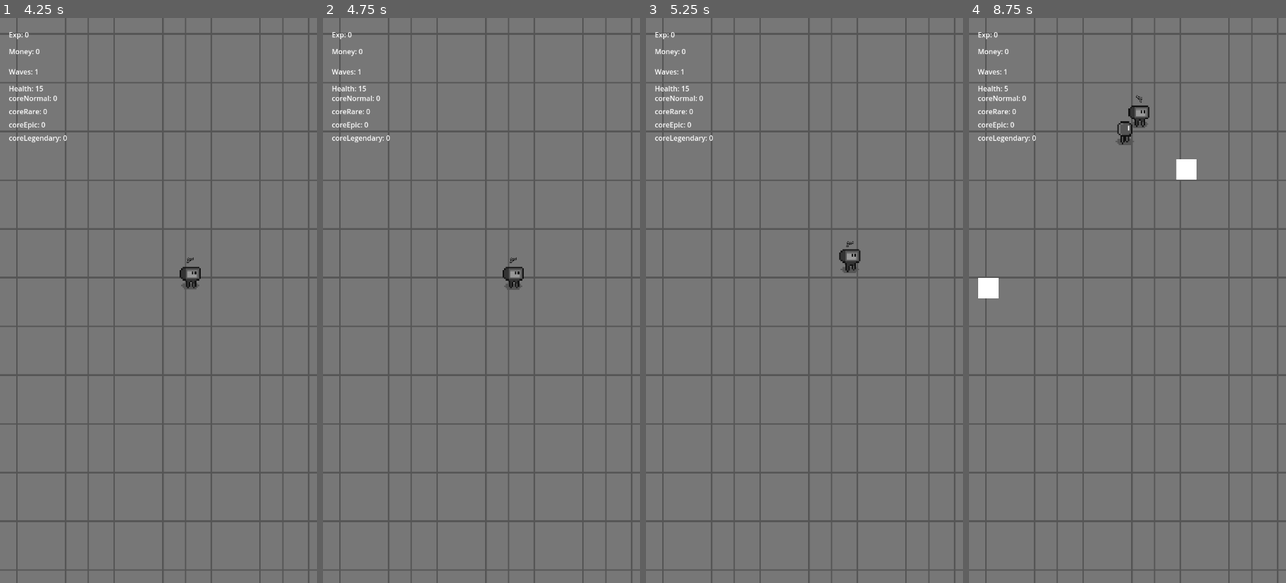
Above: before the commit, frames 1-4 (left to right).
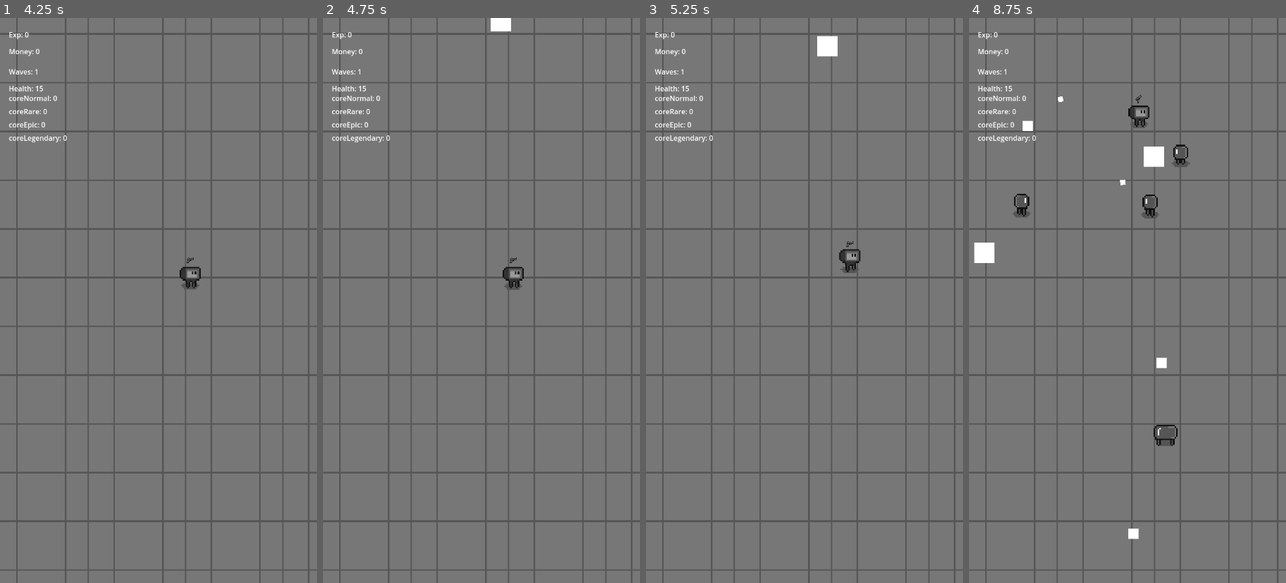
Above: after the commit, the same moments.

Repository: Davideee03/MobileComputing
Game: Godot game, scene res://Scenes/Towns/Town.tscn
Same seed, same stepped clock (60 frames per second), same inputs: the game is played once before the commit and once after it. Sound files missing from this copy of the repository are replaced by a short silence.
Inputs (mouse positions are in pixels of both pictures, inside the frame that each line leads up to):
- Up to frame 1 (4.25 s): click "Start Wave" at 0.5 s; move the mouse to (228, 272) at 1.27 s; tap A (a) at 1.35, 2.85 s; click (228, 272) at 1.42 s; tap Enter at 2 s; drag from (95, 328) to (158, 300) at 2.02 s; move the mouse to (190, 176) at 2.77 s; click (190, 176) at 2.92 s; tap Space at 3.5 s; drag from (142, 413) to (171, 300) at 3.52 s
- Up to frame 2 (4.75 s): move the mouse to (576, 385) at 4.27 s; tap A (a) at 4.35 s; click (576, 385) at 4.42 s
- Up to frame 3 (5.25 s): drag from (709, 215) to (756, 159) at 5.02 s
- Up to frame 4 (8.75 s): move the mouse to (1143, 300) at 5.77 s; tap A (a) at 5.85, 7.35 s; click (1143, 300) at 5.92 s; drag from (1079, 159) to (981, 153) at 6.52 s; move the mouse to (1197, 272) at 7.27 s; click (1197, 272) at 7.42 s; drag from (1064, 328) to (1105, 170) at 8.02 s

Frame 1 is identical in both runs. In frame 2, 0.2% of the frame differs, in the area x 52-60%, y 0-3%; in frame 3, 0.2%; in frame 4, 2.0%, in the area x 1-72%, y 12-93%.

Commit message:
New spawning system
The enemies continue to spawn. It'll end when the player win or lose

Diff:
--- a/Scenes/Towns/Town.tscn
+++ b/Scenes/Towns/Town.tscn
@@ -47,7 +47,6 @@
 
 [node name="Spawners" type="Node2D" parent="Player" groups=["SpawnerContainer"]]
 script = ExtResource("8_1d40r")
-max_enemies = 0
 
 [node name="Spawner" type="Node2D" parent="Player/Spawners" groups=["Spawner"]]
 position = Vector2(0, -800)
--- a/Scripts/Enemies/Enemy.gd
+++ b/Scripts/Enemies/Enemy.gd
@@ -47,12 +47,12 @@
 	player = get_tree().get_first_node_in_group("Player")
 
 func die():
-	#Once dead reduce the number of current enemies on the field
-	get_parent().update_wave(-value)
-
 	#Dropping the core item of the enemy
 	#Add money and exp to the playwer
 	if !reset:
+		#Once dead reduce the number of current enemies on the field
+		get_parent().update_wave(-value)
+
 		Stats.add_money(choose_random_money_drop())
 		Stats.add_exp(choose_random_exp_drop())
 		drop_item()
--- a/Scripts/Enemies/Spawner.gd
+++ b/Scripts/Enemies/Spawner.gd
@@ -1,81 +1,37 @@
 extends Node2D
 
-#All the enemies that can be spawned
-var enemies : Array[PackedScene]
+#Check if it can spawn
+var wave_ended : bool = false
 
-#Don't allow to a spawner to spawn an enemy
-#if it has just done it
-var spawned : bool = false
+#Start spawning
+func set_up():
+	wave_ended = false
 
-#Var to check if the player is still alive
-var player_is_dead : bool = false
-
-#Bool to check if it's the first enemy spawned
-var first_spawn : bool = true
-
-func _init() -> void:
-	#Get all the enemies
-	enemies = WaveController.enemies
+	spawn()
 
 func spawn():
-	#Check if it's the first enemy spawned
-	if first_spawn && player_is_dead:
-		first_spawn = false
-		#Player is alive
-		if player_is_dead: player_is_dead = false
+	#Wait a certain time depending on the wave
+	await get_tree().create_timer(Utilities.choose_random_wait_time()).timeout
+	if wave_ended: return
 
-	#Wait a random time
-	await get_tree().create_timer(choose_random_wait_time()).timeout
-	#If the wave is not ended, spawn a new enemy
-	if get_parent().wave_ended() || player_is_dead:
-		first_spawn = true #Reset
-		#End wave
-		return
+	var new_enemy = Utilities.choose_random_enemy()
 
-	#If the spawner has just spawned an enemy
-	#it must spawn nothing
-	if spawned:
-		spawned = false
-		spawn()
-		return
-
-	#Choose a random enemy
-	var new_enemy = choose_random_enemy()
-
-	#Spawn the enemy
 	var enemy = new_enemy.instantiate()
 	add_child(enemy)
-	#Set its position
+
 	enemy.global_position = global_position
 
-	#Update the Global enemies array
+	#Update Global and its parent
 	Global.enemy_spawned(enemy)
-	#Update the local enemy counter
 	update_wave(enemy.value)
-
-	#Notify that tha spawner
-	#spawned an enemy succesfully
-	spawned = true
 
 	#Repeat
 	spawn()
 
-func choose_random_enemy():
-	return enemies.pick_random()
-
-func choose_random_wait_time():
-	#Note of the current wave
-	var x : int = Stats.current_wave
-	#The wait time depends on the current wave
-	#With x small, the wait time is small too
-	var max_wait_time : float = 1.2*pow(x,0.3)
-	var min_wait_time : float = pow(x, 0.3)
-	return randf_range(min_wait_time, max_wait_time)
+#Called by its parent
+func end_wave():
+	wave_ended = true
 
 #Update the wave
 func update_wave(value):
 	get_parent().update_wave(value)
-
-#Stop the wave cause the player is dead
-func stop_wave():
-	player_is_dead = true
--- a/Scripts/Enemies/Spawners.gd
+++ b/Scripts/Enemies/Spawners.gd
@@ -1,7 +1,6 @@
 extends Node2D
 
-@export var max_enemies : int = 10
-var current_enemies : int = 0
+var max_enemies : int = 0
 var enemies_defeated : int = 0
 
 #Gameplay
@@ -10,12 +9,6 @@
 ##UI##
 @onready var ui: Control = %UI
 
-var player_is_dead : bool = false
-
-#Rotate to increase randomness
-#func _process(delta: float) -> void:
-	#rotation += delta
-
 #Start a new wave
 #Called by StartWaveButton
 func new_wave() -> void:
@@ -23,44 +16,30 @@
 
 	#Make the spawners active
 	for spawner in get_children():
-		spawner.spawn()
+		spawner.set_up()
 
 func update_wave(enemy_value : int):
 	#Take note of the current number of enemies on the field
-	if enemy_value>0: current_enemies+=enemy_value
-	else: enemies_defeated-=enemy_value
+	if enemy_value<0: enemies_defeated-=enemy_value
+	#Wave ended, no more enemies present
+	if enemies_defeated>=max_enemies:
+		end_wave()
+		enemies_defeated = 0
 
-	#Wave ended, no more enemies present
-	if enemies_defeated>=current_enemies:
-		end_wave()
+func end_wave():
+	#Check if the player is alive
+	var player_has_won : bool = Stats.current_health>0
+	if player_has_won: player_won()
+	else: player_is_dead()
 
-###We'll add a victory ui from here
-func player_won() -> void:
-	#Player didn't win if he's dead
-	print("Player won!")
+	#Stop spawning
+	for child in get_children(): child.end_wave()
 
-#End the wave
-func end_wave():
-	#Notify that player is dead if the wave isn't finished
-	if !player_is_dead: player_won()
-
-	#Wait a frame
-	await get_tree().create_timer(get_process_delta_time()).timeout
-
-	#Collect all the remaining cores
-	get_tree().call_group("item", "follow_player")
+	Global.end_wave(player_has_won)
 
 	ui.change_buttons_visibility()
 
-	#The computer is on the ground
-	computer.disconnect_from_player()
-
-	#Save files
 	SaveAndLoad.save()
-
-#Check if the wave is finished
-func wave_ended():
-	return max_enemies <= current_enemies
 
 #Called by StartWaveButton
 func _on_start_wave_button_down() -> void:
@@ -69,11 +48,7 @@
 #Set up the wave
 func set_up():
 	#Enemies are setted to zero
-	current_enemies = 0
 	enemies_defeated = 0
-
-	#Player is alive
-	player_is_dead = false
 
 	#Update the Gloabl Wave stat
 	Stats.update_wave()
@@ -85,7 +60,11 @@
 	#Attach the computer to the players
 	computer.attach_to_player()
 
+###We'll add a victory ui from here
+func player_won() -> void:
+	#Player didn't win if he's dead
+	print("Player won!")
+
 #Called by Global if the player is defeated
-func defeat():
-	player_is_dead = true
+func player_is_dead():
 	print("Player has lost")
--- a/Scripts/Global/Global.gd
+++ b/Scripts/Global/Global.gd
@@ -9,7 +9,6 @@
 #Player and computer references
 var player
 var computer
-var spawner_container
 
 #Take note of the enemies active
 var enemies : Array
@@ -21,7 +20,6 @@
 func _ready() -> void:
 	player = get_tree().get_first_node_in_group("Player")
 	computer = get_tree().get_first_node_in_group("Computer")
-	spawner_container = get_tree().get_first_node_in_group("SpawnerContainer")
 
 #Update enemies
 func enemy_spawned(enemy):
@@ -34,37 +32,31 @@
 		drops.erase(drop)
 
 #Reset if the player is dead
-#Called by Hitbox (Player)
-func reset_wave():
+func player_is_dead():
 	#Reset player and computer
 	player.reset()
 	computer.disconnect_from_player(true)
 
-	# Stopping the spawner if the player dies before the wave ends
-	for spawner in get_tree().get_nodes_in_group("Spawner"):
-		spawner.stop_wave()
-
-	spawner_container.defeat()
-
 	#Don't pass to the next wave
 	Stats.update_wave(true)
 
-	#Without the first while the script doesn't work
-	#I really don't know why
+func player_won():
+	computer.disconnect_from_player()
+
+#Called by the script Spawners
+func end_wave(player_has_won : bool):
+	if player_has_won:
+		player_won()
+	else:
+		player_is_dead()
+
+	#Delete all enemies
 	while !enemies.is_empty():
 		#Destroy every enemy
 		for enemy in enemies:
 			enemy.reset = true
 			enemy.die()
 
-	# trying to fix the wave not stopping even if we die UNRESOLVED
-	#for enemy in enemies.duplicate():
-		#if enemy:
-			#enemy.reset = true
-			#enemy.die()
-			#enemies.erase(enemy)
-			#
-	#for drop in drops.duplicate():
-		#if drop and drop.is_in_group("items") and is_instance_valid(drop):
-			#drop.queue_free()
-			#drops.erase(drop)
+	#Collect all the remaining cores
+	await get_tree().create_timer(get_process_delta_time()).timeout
+	get_tree().call_group("item", "follow_player")
--- a/Scripts/Global/Utilities.gd
+++ b/Scripts/Global/Utilities.gd
@@ -16,3 +16,17 @@
 func get_max_enemy_number():
 	var x = Stats.current_wave
 	return 7*pow(x, 0.6)
+
+#Called by the script Spawner
+func choose_random_wait_time():
+	#Note of the current wave
+	var x : int = Stats.current_wave
+	#The wait time depends on the current wave
+	#With x small, the wait time is small too
+	var max_wait_time : float = 3*pow(x,0.3)
+	var min_wait_time : float = 2*pow(x, 0.3)
+	return randf_range(min_wait_time, max_wait_time)
+
+func choose_random_enemy():
+	var enemies = WaveController.enemies
+	return enemies.pick_random()
--- a/Scripts/Player/HealthSystem.gd
+++ b/Scripts/Player/HealthSystem.gd
@@ -8,8 +8,11 @@
 @export_category("Invincibility")
 @export var invincibility_time : float = 0.25
 
+var spawner_container
+
 func _ready():
 	restore_health()
+	spawner_container = get_tree().get_first_node_in_group("SpawnerContainer")
 
 func restore_health():
 	#Set up the health
@@ -34,7 +37,7 @@
 	#Reload current scene if negative health
 	#Momentaneo
 	if current_health<=0:
-		Global.reset_wave()
+		spawner_container.end_wave()
 
 func invincibility():
 	#Invicibility duration
